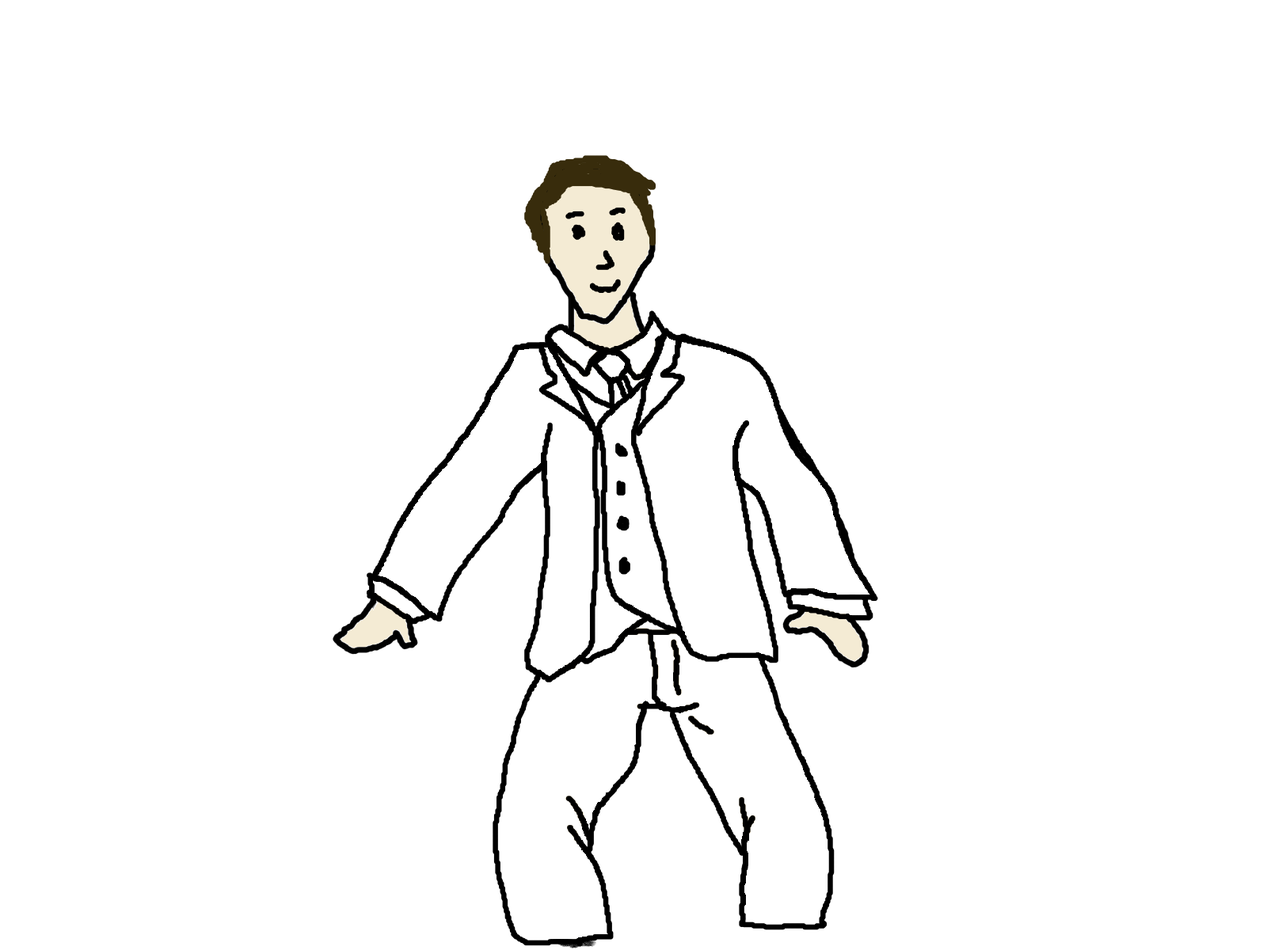
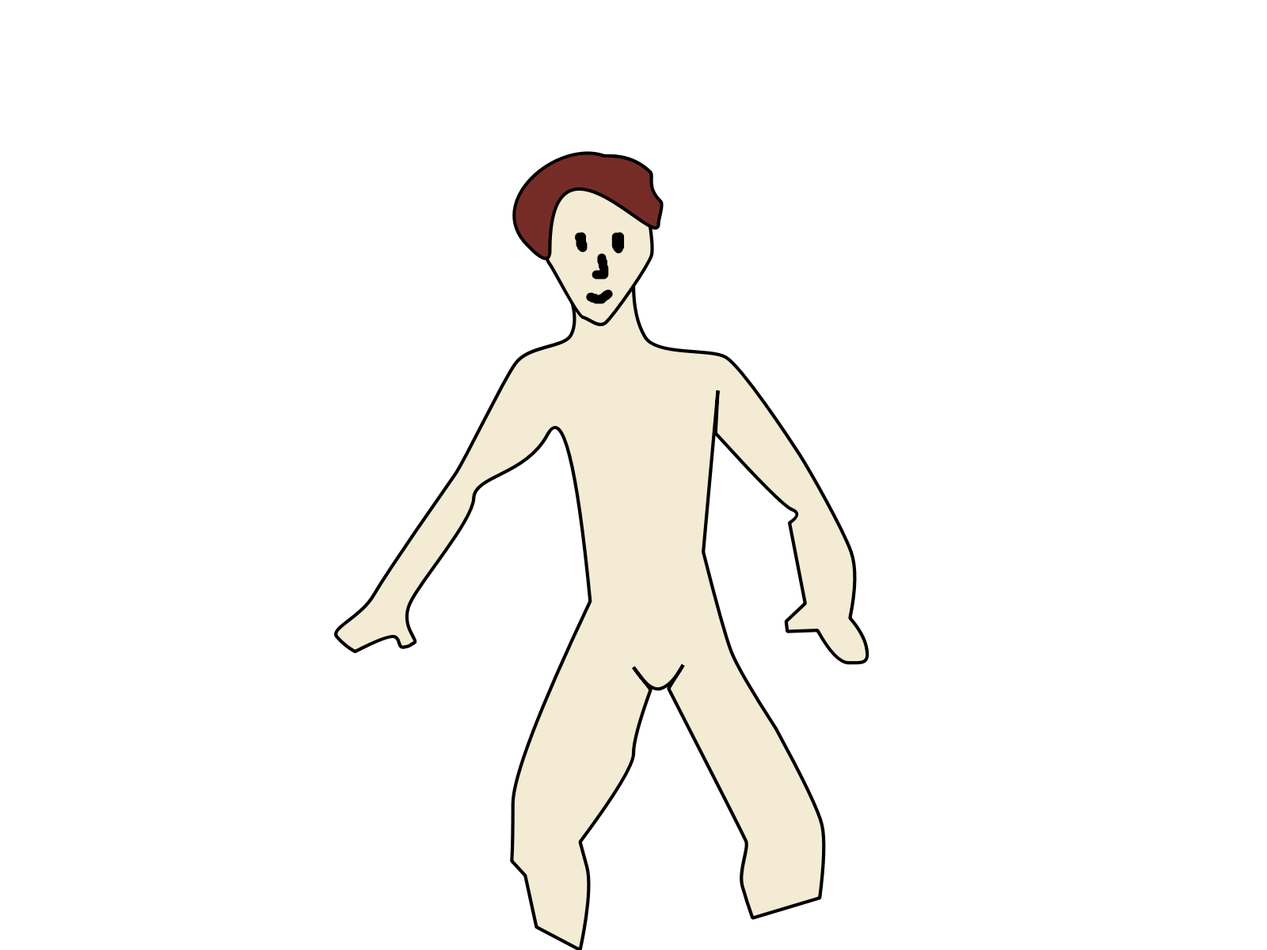
Layer changes from the first 1267 x 950 image to the second:
hid "blazer", opacity 100% → 51% over [332, 151, 878, 950]
hid "vest", opacity 100% → 50% over [332, 151, 878, 950]
hid "pants", opacity 100% → 53% over [332, 151, 878, 950]
hid "tie", opacity 100% → 51% over [332, 151, 878, 950]
hid "shirt", opacity 100% → 48% over [332, 151, 878, 950]
added layer "Layer 10" above "vPerson" over [557, 202, 659, 305]
hid "person", opacity 100% → 32% over [332, 151, 878, 950]
